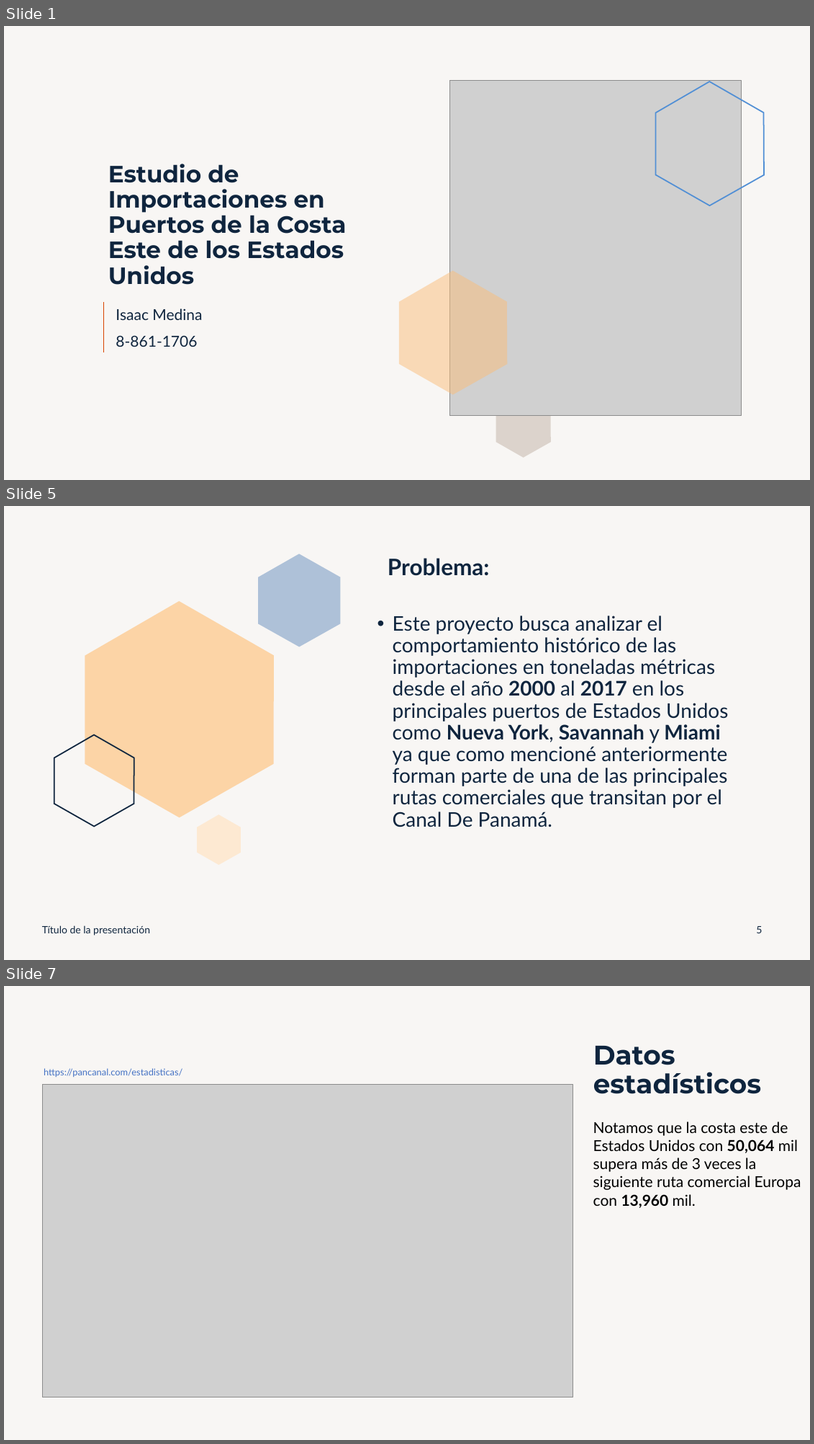
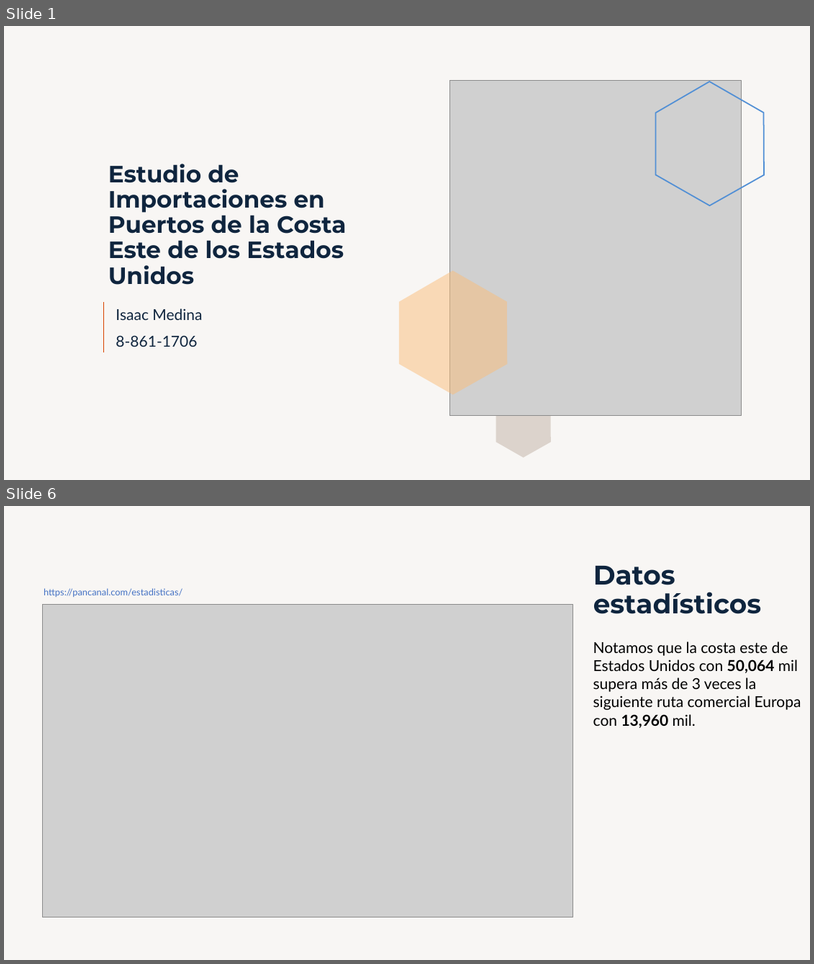
Before and after one commit to isaacmedina/usa-container-ports-timeline-series, a slide deck: docs/Presentacion.pptx. Shown one above the other, each under a label of ours: slides 1, 5 and 7 before the commit, slides 1 and 6 after it; the slides between them are not shown. The pictures are 814x1444 and 814x964 pixels, drawn with LibreOffice and Linux fonts; fonts in the diff are those of the drawing; grey boxes stand for pictures. Boxes give left, top, right and bottom in pixels: in the first picture for what was removed or moved away, otherwise in the second. Text is boxed around its words. In the diff, an @@ line names an element or a change of style, - is before the commit and + after.

```diff
--- a/docs/Presentacion.pptx
+++ b/docs/Presentacion.pptx
@@ slide 5 removed at (4, 506, 810, 960), background #DCD3CC at 20% opacity @@
@@ freeform shape removed at (258, 554, 340, 647) @@
@@ title removed at (388, 558, 490, 576) @@
-Problema:
@@ freeform shape removed at (85, 601, 274, 818) @@
@@ text removed at (393, 615, 728, 827) @@
-• Este proyecto busca analizar el comportamiento histórico de las importaciones en toneladas métricas desde el año 2000 al 2017 en los principales puertos de Estados Unidos como Nueva York, Savannah y Miami ya que como mencioné anteriormente forman parte de una de las principales rutas comerciales que transitan por el Canal De Panamá.
@@ freeform shape removed at (54, 735, 134, 826) @@
@@ freeform shape removed at (197, 815, 241, 865) @@
@@ text removed at (42, 925, 150, 935) @@
-Título de la presentación
@@ page number removed at (756, 926, 762, 933) @@
-5
@@ what was slide 7 is now slide 6 @@
```
Also in this commit, not shown: 5 slides changed, 2 slides added, 4 other slides removed, 3 other files.
